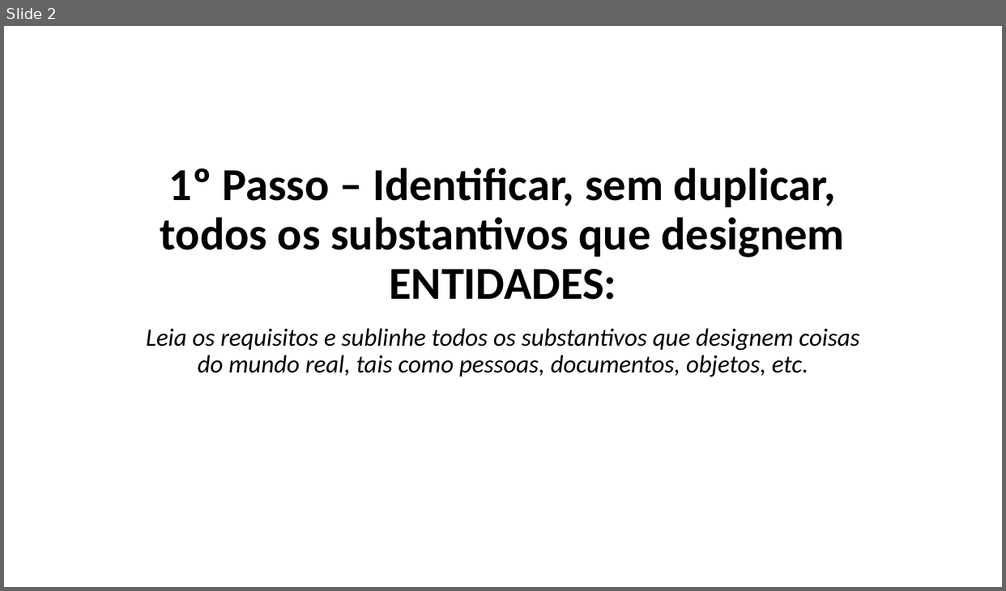
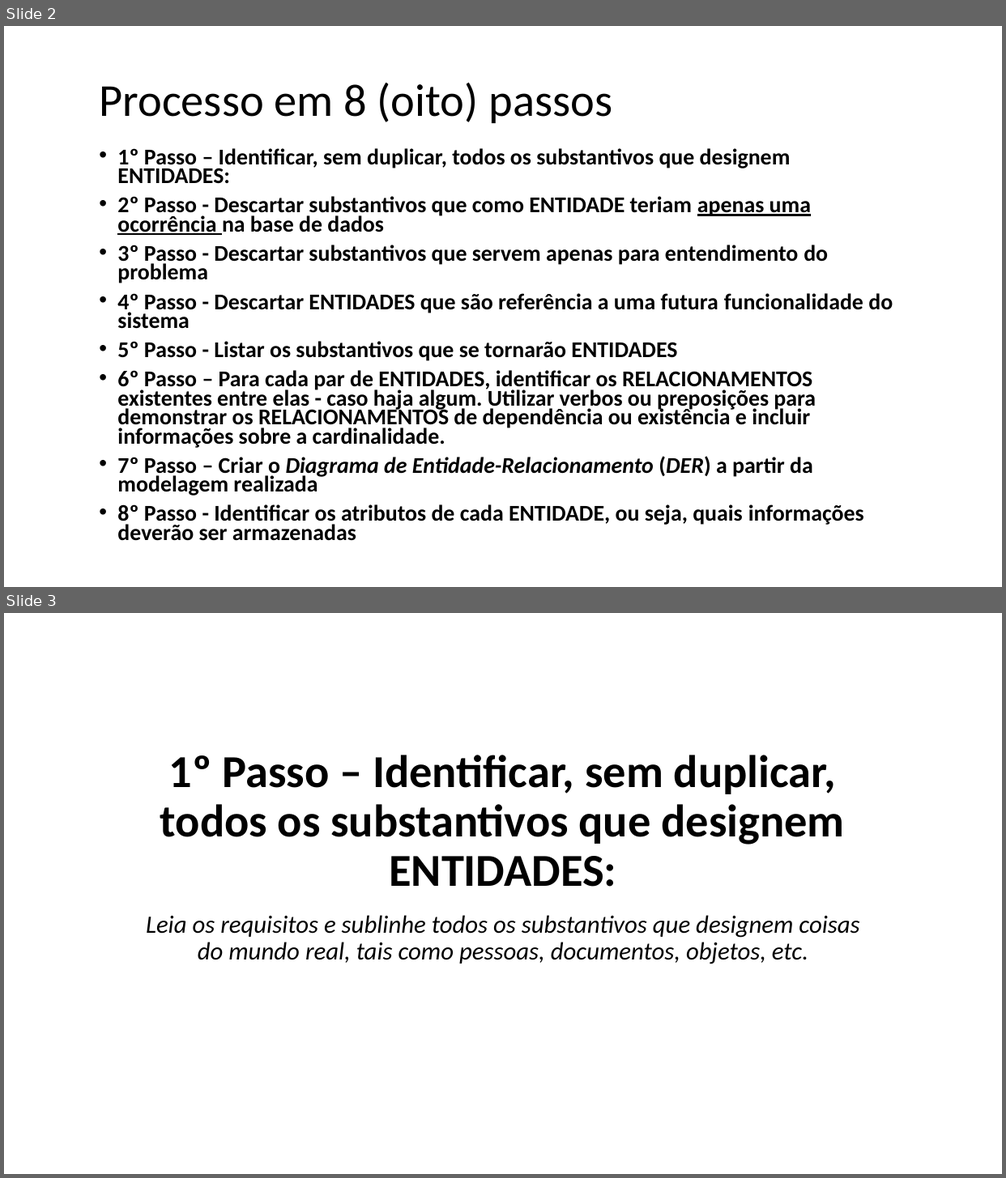
Before and after one commit to hangalo/cursobasededados, a slide deck: Curso_de_Base_de_Dados_Exercicios_de_Modelagem_01.pptx. Shown one above the other, each under a label of ours: slide 2 before the commit, slides 2 and 3 after it. The pictures are 1006x591 and 1006x1178 pixels, drawn with LibreOffice and Linux fonts; fonts in the diff are those of the drawing. Boxes give left, top, right and bottom in pixels: in the first picture for what was removed or moved away, otherwise in the second. Text is boxed around its words. In the diff, an @@ line names an element or a change of style, - is before the commit and + after.

```diff
--- a/Curso_de_Base_de_Dados_Exercicios_de_Modelagem_01.pptx
+++ b/Curso_de_Base_de_Dados_Exercicios_de_Modelagem_01.pptx
@@ slide 2 added at (4,26,1002,587), background #FFFFFF @@
@@ title added at (99,83,613,123), 44 pt, text #000000 @@
+Processo em 8 (oito) passos
@@ text added at (117,148,893,541), 21.7 pt, text #000000, bold @@
+• 1º Passo – Identificar, sem duplicar, todos os substantivos que designem
+  ENTIDADES:
+• 2º Passo - Descartar substantivos que como ENTIDADE teriam apenas uma ocorrência na base de dados
+• 3º Passo - Descartar substantivos que servem apenas para entendimento do problema
+• 4º Passo - Descartar ENTIDADES que são referência a uma futura funcionalidade do sistema
+• 5º Passo - Listar os substantivos que se tornarão ENTIDADES
+• 6º Passo – Para cada par de ENTIDADES, identificar os RELACIONAMENTOS existentes entre elas - caso haja algum. Utilizar verbos ou preposições para demonstrar os RELACIONAMENTOS de dependência ou existência e incluir informações sobre a cardinalidade.
+• 7º Passo – Criar o Diagrama de Entidade-Relacionamento (DER) a partir da modelagem realizada
+• 8º Passo - Identificar os atributos de cada ENTIDADE, ou seja, quais informações deverão ser armazenadas
@@ what was slide 2 is now slide 3 @@
```
Also in this commit, not shown: 3 slides changed, 2 other slides added, 2 other files.
